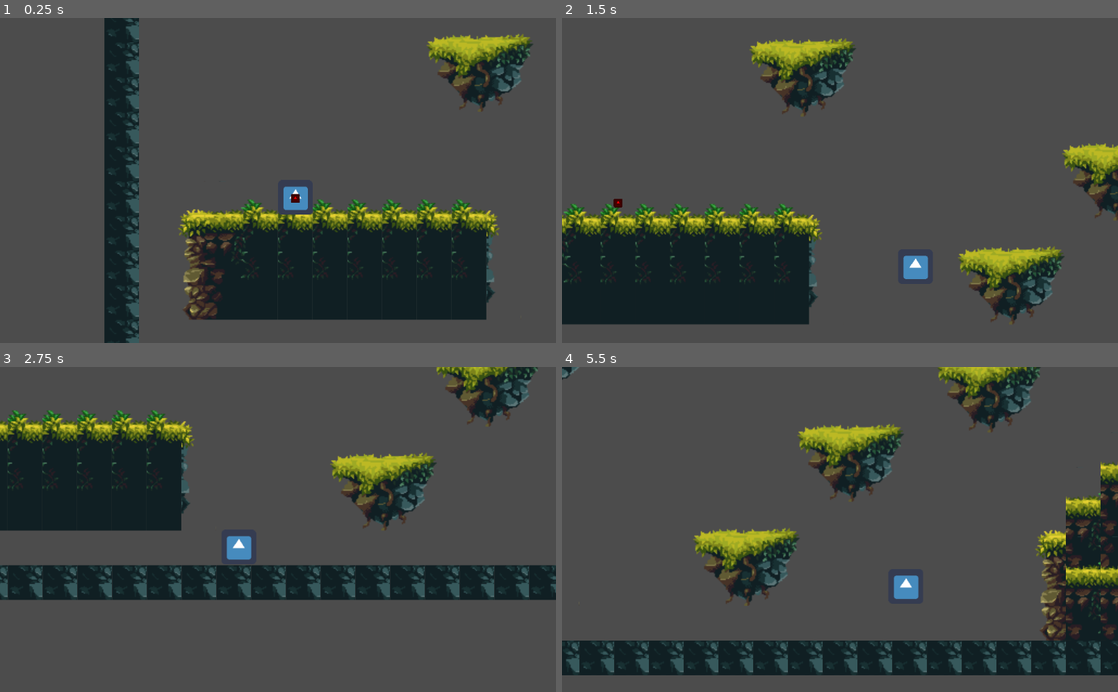
Above: before the commit, frames 1-4 (two rows, left to right).
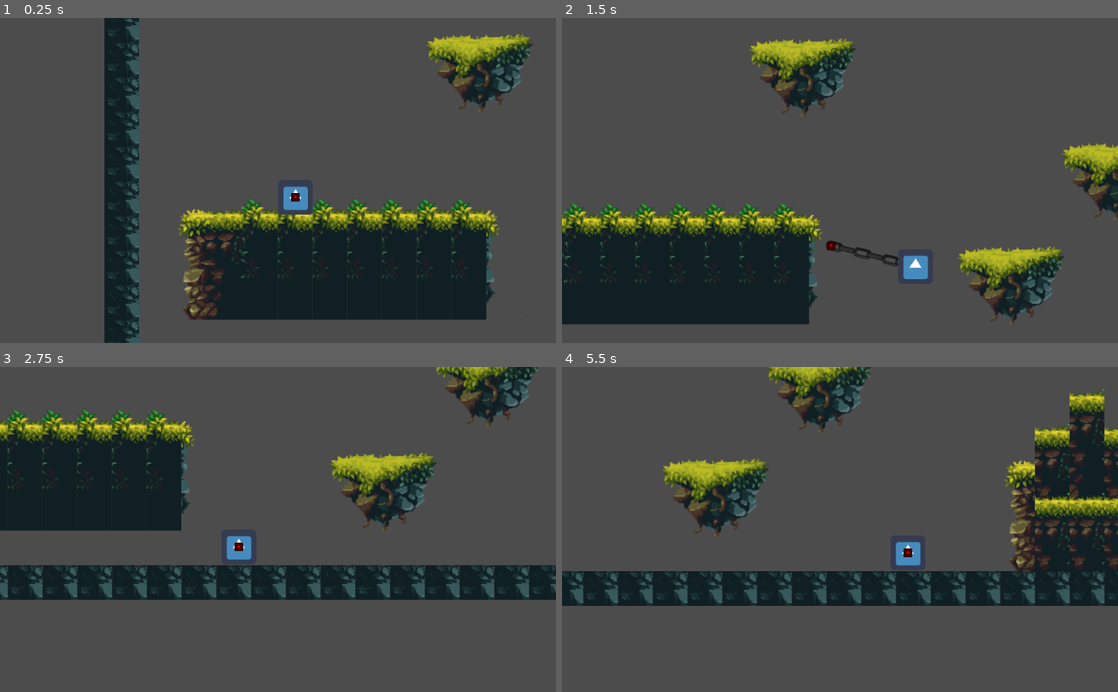
Above: after the commit, the same moments.

Repository: qwate/3chainz
Game: Godot game, scene res://game.tscn
Two runs of this game, one before a commit and one after it. Both use one fixed random seed, a clock stepped at 60 frames per second and the inputs below. The project has no main scene, so this scene is started directly. The engine's default icon, where the game draws it, is replaced by a stand-in: a white triangle on a blue panel in a dark square.
Inputs (mouse positions are in pixels of both pictures, inside the frame that each line leads up to):
- Up to frame 1 (0.25 s): no input
- Up to frame 2 (1.5 s): tap Enter at 0.5 s; move the mouse to (962, 164) at 0.52 s; hold Right (ui_right) from 0.53 s (still down); click (962, 164) at 0.6 s; tap Up (ui_up) at 0.77 s; move the mouse to (728, 196) at 1.27 s; click (728, 196) at 1.35 s
- Up to frame 3 (2.75 s): tap Up (ui_up) at 1.52 s; move the mouse to (333, 458) at 2.02 s; release Right (ui_right) at 2.03 s; hold Left (ui_left) from 2.03 s (still down); right-click (333, 458) at 2.1 s; click (333, 458) at 2.3 s
- Up to frame 4 (5.5 s): move the mouse to (812, 594) at 2.77 s; release Left (ui_left) at 2.78 s; hold Right (ui_right) 2.78-4.28 s; click (812, 594) at 2.85 s; tap Up (ui_up) at 3.02, 3.77, 4.52 s; move the mouse to (1006, 578) at 3.52 s; click (1006, 578) at 3.6 s; move the mouse to (673, 480) at 4.27 s; hold Left (ui_left) 4.28-5.03 s; right-click (673, 480) at 4.35 s; click (673, 480) at 4.55 s; move the mouse to (867, 529) at 5.02 s; hold Right (ui_right) from 5.03 s (still down); click (867, 529) at 5.1 s

The runs differ from the first frame. In frame 1, less than 0.1% of the frame differs, in the area x 52-54%, y 53-57%; in frame 2, 0.3%; in frame 3, less than 0.1%; in frame 4, 39%, in the area x 0-100%, y 0-95%.
Error before the commit: Parse Error: Expected an indented block after "if". (res://chain.gd:66)

Commit message:
Cleaned up my mess from last night. runnable build. Added attack animation, will stick with this simple animation unless I get the rest of the game written in time. Note to self: get better at this git shit, last night could've been a disaster.

Diff:
--- a/chain.gd
+++ b/chain.gd
@@ -13,6 +13,10 @@
 var inCombo
 var inPull
 var player
+var comboTimer = Vector2()
+var attackDirection = Vector2()
+var attackVelocity = Vector2()
+var collisionPos = Vector2()
 
 
 func _ready():
@@ -39,18 +43,22 @@
 
 	if grappleTarget:
 		isIdle = false
-		if (head.global_position - grappleTarget).length() > 10:
+		if (head.global_position - grappleTarget).length() > 5:
 			chainVelocity = (grappleTarget - (self.global_position)).normalized() * chainSpeed
 			#chainVelocity = (grappleTarget - grappleOrigin).normalized() * chainSpeed
-			var collisionPos = head.move_and_collide(chainVelocity * delta)
+			collisionPos = head.move_and_collide(chainVelocity * delta)
 			if collisionPos:
-				print(collisionPos.position)
+				#print(collisionPos.position)
 				grappleTarget = collisionPos.position
 			drawChains(head.position, (player.global_position - position) + Vector2(16,16))
 		else:
-			inPull = true
-			chainVelocity = Vector2.ZERO
-			clearChains()
+			if collisionPos:
+				inPull = true
+				chainVelocity = Vector2.ZERO
+				clearChains()
+			else:
+				isIdle = true
+
 
 		if Input.is_action_just_pressed("ui_down"):
 			grappleTarget = null
@@ -62,6 +70,17 @@
 		inPull = false
 
 	if inCombo:
+		position = player.position + Vector2(16,16)
+		comboTimer.x += delta
+		if comboTimer.y - comboTimer.x <= 0:
+			inCombo = false
+			isIdle = true
+		else:
+			attackVelocity = attackDirection.normalized() * (chainSpeed * 1.5)
+			head.move_and_slide(attackVelocity)
+			drawChains(head.position, self.global_position - position)
+			#print(attackVelocity)
+
 
 func drawChains(headEnd, playerEnd):
 	if chainLinks.get_point_count() < 2:
@@ -78,11 +97,10 @@
 func attack(weapon, comboIndex):
 	isIdle = false
 	inCombo = true
-	#todo:
-	startTimer(weapon.swingTime)
+	attackDirection = get_global_mouse_position() - self.global_position
+	comboTimer = Vector2(0.0, weapon.swingTime)
 
-func startTimer(time):
-	pass
+
 
 func _on_body_flightDone():
 	isIdle = true
--- a/chainHead.gd
+++ b/chainHead.gd
@@ -1,13 +1,15 @@
 extends KinematicBody2D
 
 var weaponType
+var swingTime
 
 func _ready():
 	weaponType = "hammer"
+	swingTime = .15
 
 
 
 
 
 func getWeapon():
-	return weaponType
+	return self
